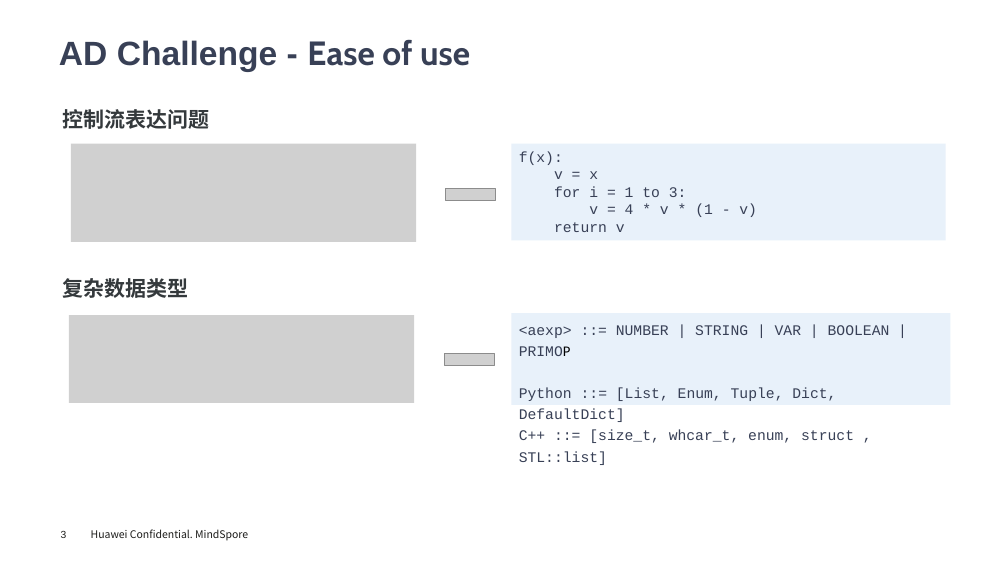
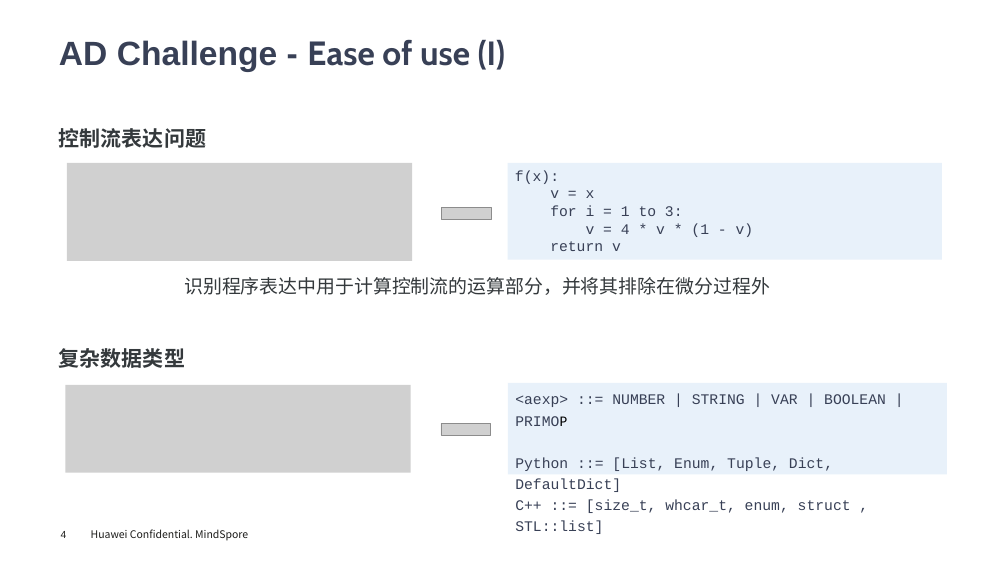
Before and after one commit to chenzomi12/AISystem, a slide deck: slide 4 of Frontend/AutoDiff/07.challenge.pptx (slide 3 before the commit). Drawn at 1008x567 pixels with LibreOffice and Linux fonts; fonts in the diff are those of the drawing; grey boxes stand for pictures; background and template pictures are left out. Boxes give left, top, right and bottom in pixels: in the first picture for what was removed or moved away, otherwise in the second. Text is boxed around its words. In the diff, an @@ line names an element or a change of style, - is before the commit and + after.

```diff
--- a/Frontend/AutoDiff/07.challenge.pptx
+++ b/Frontend/AutoDiff/07.challenge.pptx
@@ title at [59,40,505,72]: text changed @@
-AD Challenge - Ease of use
+AD Challenge - Ease of use (I)
@@ 2 pictures, 1 text, 1 rectangle: place and size @@
-2 pictures, 1 text, 1 rectangle at [63,109,946,242]
+2 pictures, 1 text, 1 rectangle at [59,128,942,261]
@@ text added at [184,277,770,295], 18 pt, text #34393C @@
+识别程序表达中用于计算控制流的运算部分，并将其排除在微分过程外
@@ picture removed at [69,315,414,403] @@
@@ picture added at [65,385,410,472] @@
@@ 1 picture, 1 text, 1 rectangle: place and size @@
-1 picture, 1 text, 1 rectangle at [62,278,951,404]
+1 picture, 1 text, 1 rectangle at [59,348,947,475]
@@ page number at [61,531,67,538]: text changed @@
-3
+4
```
Also in this commit, not shown: 2 other slides changed, 1 slide added, 2 other files.
